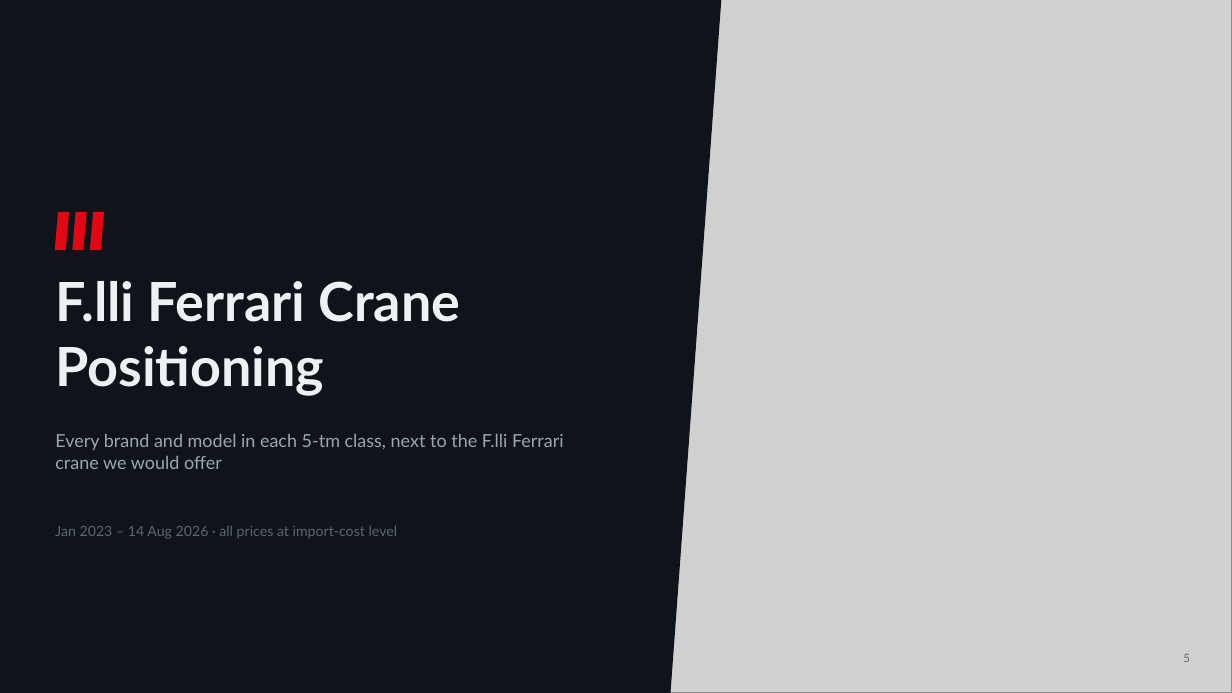
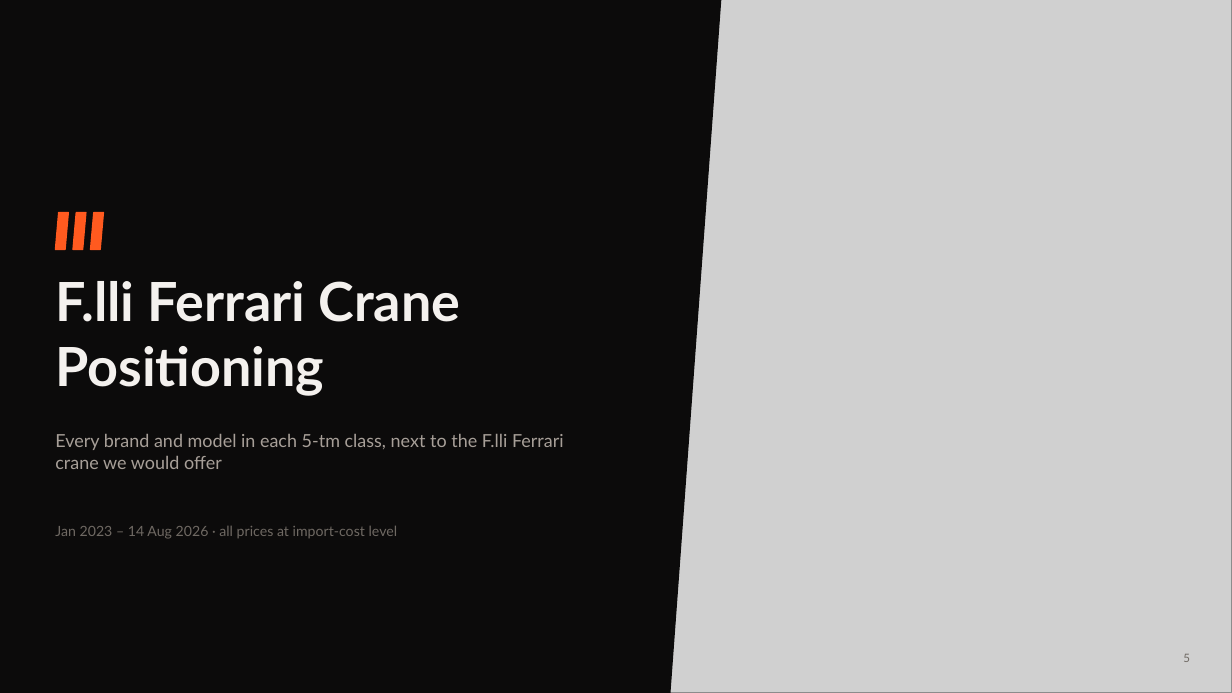
Before and after one commit to Godson7777/Ferarri_Crane_Tiberias, a slide deck: slide 6 of slides/Flli_Ferrari_Market_Strategy_v5.pptx. Drawn at 1232x693 pixels with LibreOffice and Linux fonts; fonts in the diff are those of the drawing; grey boxes stand for pictures. Boxes give left, top, right and bottom in pixels: in the first picture for what was removed or moved away, otherwise in the second. Text is boxed around its words. In the diff, an @@ line names an element or a change of style, - is before the commit and + after.

```diff
--- a/slides/Flli_Ferrari_Market_Strategy_v5.pptx
+++ b/slides/Flli_Ferrari_Market_Strategy_v5.pptx
@@ background #0F141A to #0C0B0B @@
@@ rectangle at <box>0,0,615,693</box>: fill #0F141A to #0C0B0B; outline #0F141A 1 pt to #0C0B0B 1 pt @@
@@ parallelogram at <box>518,0,721,693</box>: fill #0F141A to #0C0B0B; outline #0F141A 1 pt to #0C0B0B 1 pt @@
@@ fill #E30613 to #FF5A1F; outline #E30613 1 pt to #FF5A1F 1 pt in 3 elements at <box>55,213,68,250</box>, <box>73,213,86,250</box>, <box>91,213,104,250</box> @@
@@ text "F.lli Ferrari Crane Positioning" at <box>55,281,461,396</box>: text colour #EEF1F4 to #F4F1EE @@
@@ text "Every brand and model in ..." at <box>55,434,564,469</box>: text colour #9AA6B2 to #A79F98 @@
@@ text "Jan 2023 – 14 Aug ..." at <box>55,526,398,539</box>: text colour #5C6773 to #6F6963 @@
```
Also in this commit, not shown: 11 other slides changed, 4 other files.
